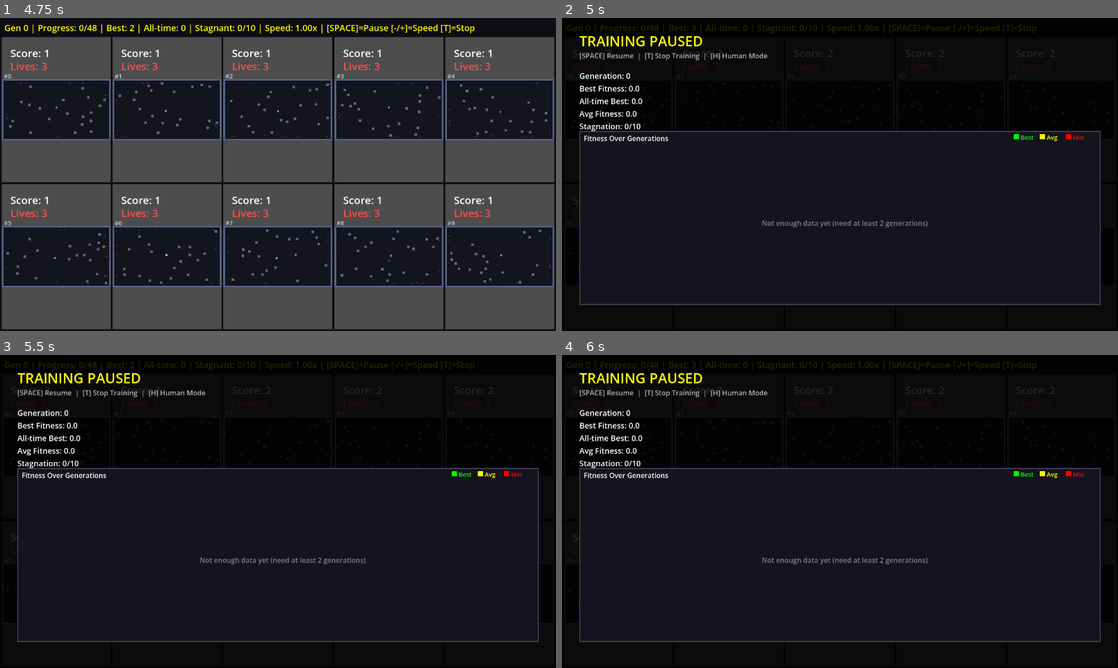
Above: before the commit, frames 1-4 (two rows, left to right).
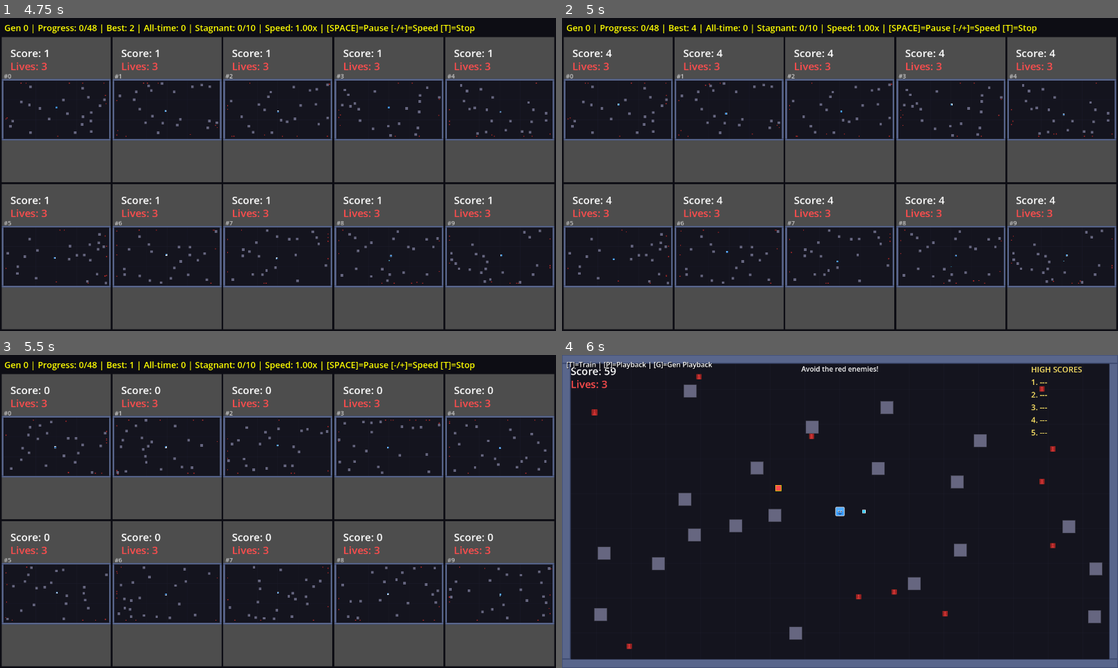
Above: after the commit, the same moments.

Repository: aryavolkan/evolve
Game: Godot game, scene res://main.tscn
Two runs of this game, one before a commit and one after it. Both use one fixed random seed, a clock stepped at 60 frames per second and the inputs below.
Inputs:
- Up to frame 1 (4.75 s): tap Enter (ui_accept) at 0.5, 0.77, 1.07, 1.52, 1.82, 3.02, 3.05, 3.32, 3.6, 3.77, 4.07, 4.52 s; hold D (shoot_right) 0.53-1.28 s; hold Space 0.53-1.28 s; tap T at 0.8, 1.35, 4.55 s; hold S (shoot_down) 1.28-2.03 s; tap Shift at 1.55 s; hold D (shoot_right) 2.03-2.78 s; hold Shift 2.03-2.78 s; tap H at 2.3, 2.85 s; hold W (shoot_up) 2.78-3.53 s; hold Space 3.53-4.28 s; hold A (shoot_left) from 3.53 s (still down); tap Space at 4.35 s
- Up to frame 2 (5 s): keep holding A (shoot_left); tap Enter (ui_accept) at 4.82 s
- Up to frame 3 (5.5 s): release A (shoot_left) at 5.03 s; hold S (shoot_down) from 5.03 s (still down); hold T from 5.03 s (still down); tap Shift at 5.3 s
- Up to frame 4 (6 s): release S (shoot_down) at 5.78 s; release T at 5.78 s; hold D (shoot_right) from 5.78 s (still down); tap Shift at 5.85 s

Frame 1 is identical in both runs. In frame 2, 73% of the frame differs, in the area x 0-100%, y 2-100%; in frame 3, 73%; in frame 4, 31%.

Commit message:
Fix pause toggle not working during training
- Use get_tree().paused instead of Engine.time_scale=0 for pause
- Poll SPACE key in _process (runs with PROCESS_MODE_ALWAYS when paused)
- Clean up pause state when stopping/restarting training
- Remove duplicate SPACE handling from main.gd

Co-Authored-By: Claude Opus 4.5 <noreply@anthropic.com>

Diff:
--- a/main.gd
+++ b/main.gd
@@ -672,12 +672,8 @@
 		if Input.is_action_just_pressed("ui_accept") and game_over:
 			training_manager.advance_generation_playback()
 
-	# Training mode controls
+	# Training mode controls (SPACE for pause is handled in training_manager._input)
 	if training_manager.get_mode() == training_manager.Mode.TRAINING:
-		# SPACE to toggle pause (with graph view)
-		if Input.is_action_just_pressed("ui_accept"):
-			training_manager.toggle_pause()
-
 		# Speed controls ([ and ] or - and =) - only when not paused
 		if not training_manager.is_paused:
 			var speed_down = Input.is_physical_key_pressed(KEY_BRACKETLEFT) or Input.is_physical_key_pressed(KEY_MINUS)
--- a/training_manager.gd
+++ b/training_manager.gd
@@ -76,6 +76,17 @@
 
 func _ready() -> void:
 	process_mode = Node.PROCESS_MODE_ALWAYS
+
+
+var _space_was_pressed: bool = false
+
+func _process(_delta: float) -> void:
+	# Handle SPACE for pause toggle (runs even when paused due to PROCESS_MODE_ALWAYS)
+	var space_pressed = Input.is_physical_key_pressed(KEY_SPACE)
+	if space_pressed and not _space_was_pressed:
+		if current_mode == Mode.TRAINING:
+			toggle_pause()
+	_space_was_pressed = space_pressed
 
 
 func initialize(scene: Node2D) -> void:
@@ -115,6 +126,11 @@
 
 	evolution.generation_complete.connect(_on_generation_complete)
 
+	# Clean up any leftover pause state
+	if pause_overlay:
+		destroy_pause_overlay()
+	is_paused = false
+
 	current_mode = Mode.TRAINING
 	current_batch_start = 0
 	generation = 0
@@ -122,7 +138,6 @@
 	previous_all_time_best = 0.0
 	previous_avg_fitness = 0.0
 	rerun_count = 0
-	is_paused = false
 	Engine.time_scale = time_scale
 
 	# Clear metric history
@@ -145,6 +160,11 @@
 	## Stop training and save progress.
 	if current_mode != Mode.TRAINING:
 		return
+
+	# Clean up pause state first
+	if is_paused:
+		destroy_pause_overlay()
+		is_paused = false
 
 	current_mode = Mode.HUMAN
 	Engine.time_scale = 1.0
@@ -708,7 +728,7 @@
 
 	is_paused = true
 	saved_time_scale = Engine.time_scale
-	Engine.time_scale = 0.0
+	get_tree().paused = true  # Use tree pause instead of time_scale
 	create_pause_overlay()
 	print("Training paused")
 
@@ -718,7 +738,8 @@
 		return
 
 	is_paused = false
-	Engine.time_scale = saved_time_scale
+	get_tree().paused = false  # Unpause tree
+	Engine.time_scale = saved_time_scale  # Restore speed
 	destroy_pause_overlay()
 	print("Training resumed")
 
